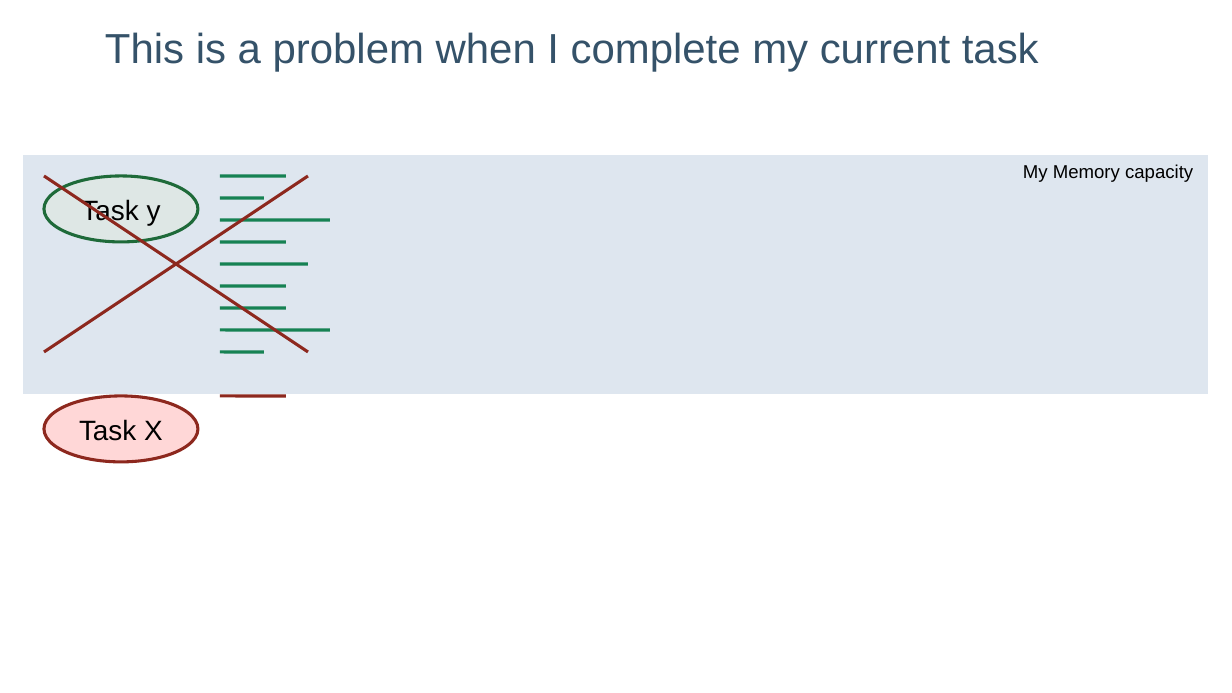
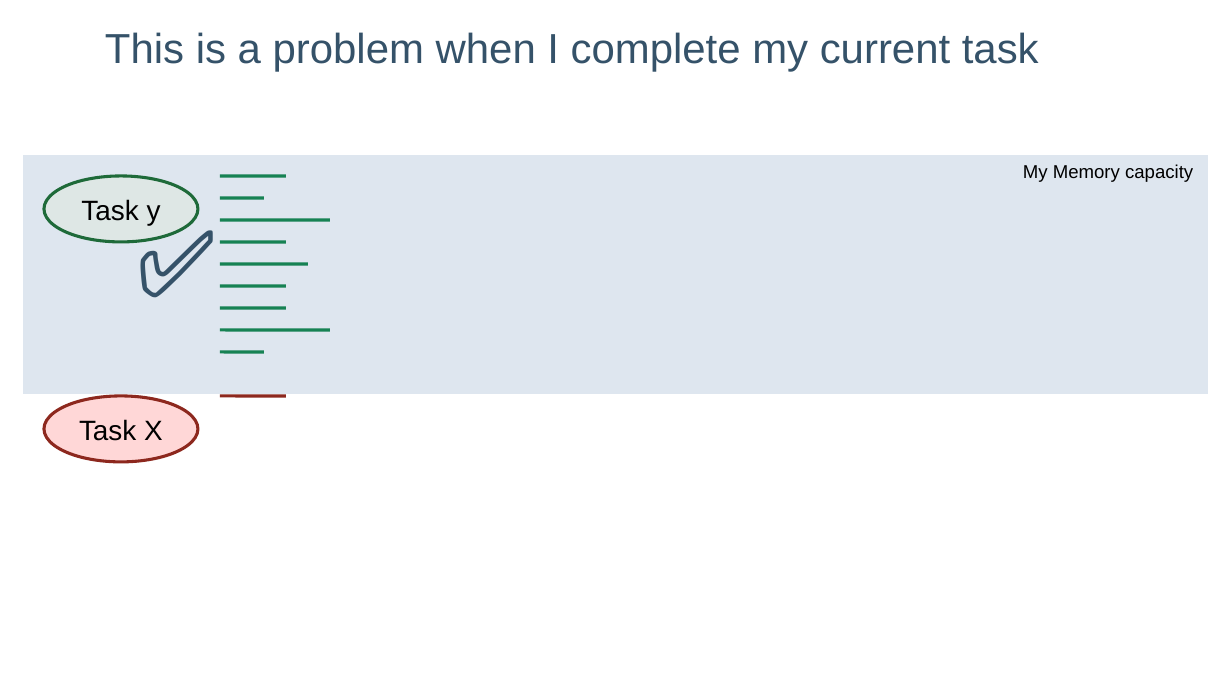
Before and after one commit to lelanthran/frame, a slide deck: slide 14 of docs/FrameIntroduction.odp. Drawn at 1232x693 pixels with LibreOffice and Linux fonts; fonts in the diff are those of the drawing; background and template pictures are left out. Boxes give left, top, right and bottom in pixels: in the first picture for what was removed or moved away, otherwise in the second. Text is boxed around its words. In the diff, an @@ line names an element or a change of style, - is before the commit and + after.

```diff
--- a/docs/FrameIntroduction.odp
+++ b/docs/FrameIntroduction.odp
@@ line removed from (44, 176) to (309, 352) @@
@@ line removed from (44, 352) to (309, 176) @@
@@ text added at (126,198,265,337), 60 pt, text #355269 @@
+✅
```
Also in this commit, not shown: 6 other slides changed, 2 slides added.
